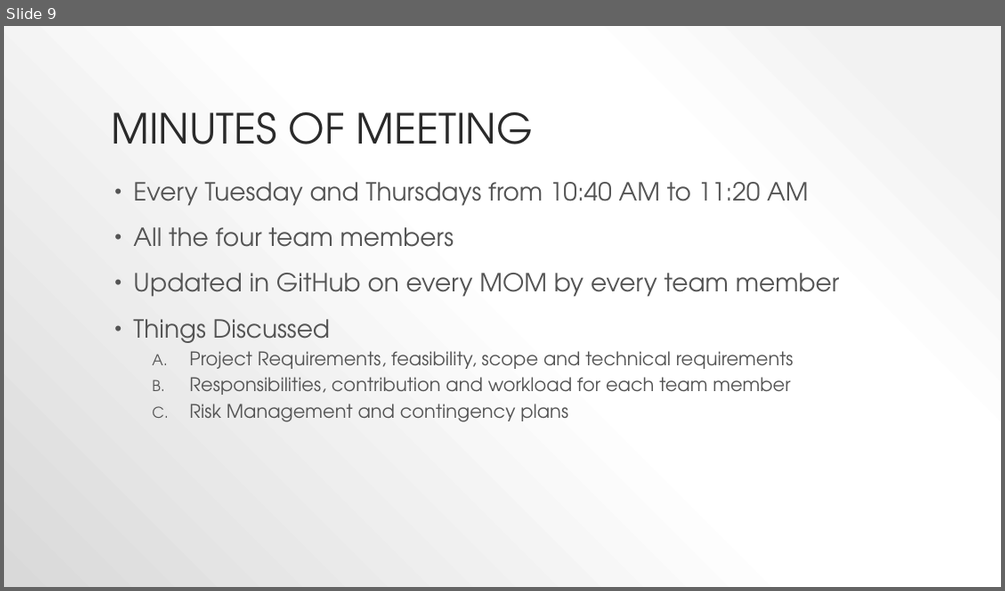
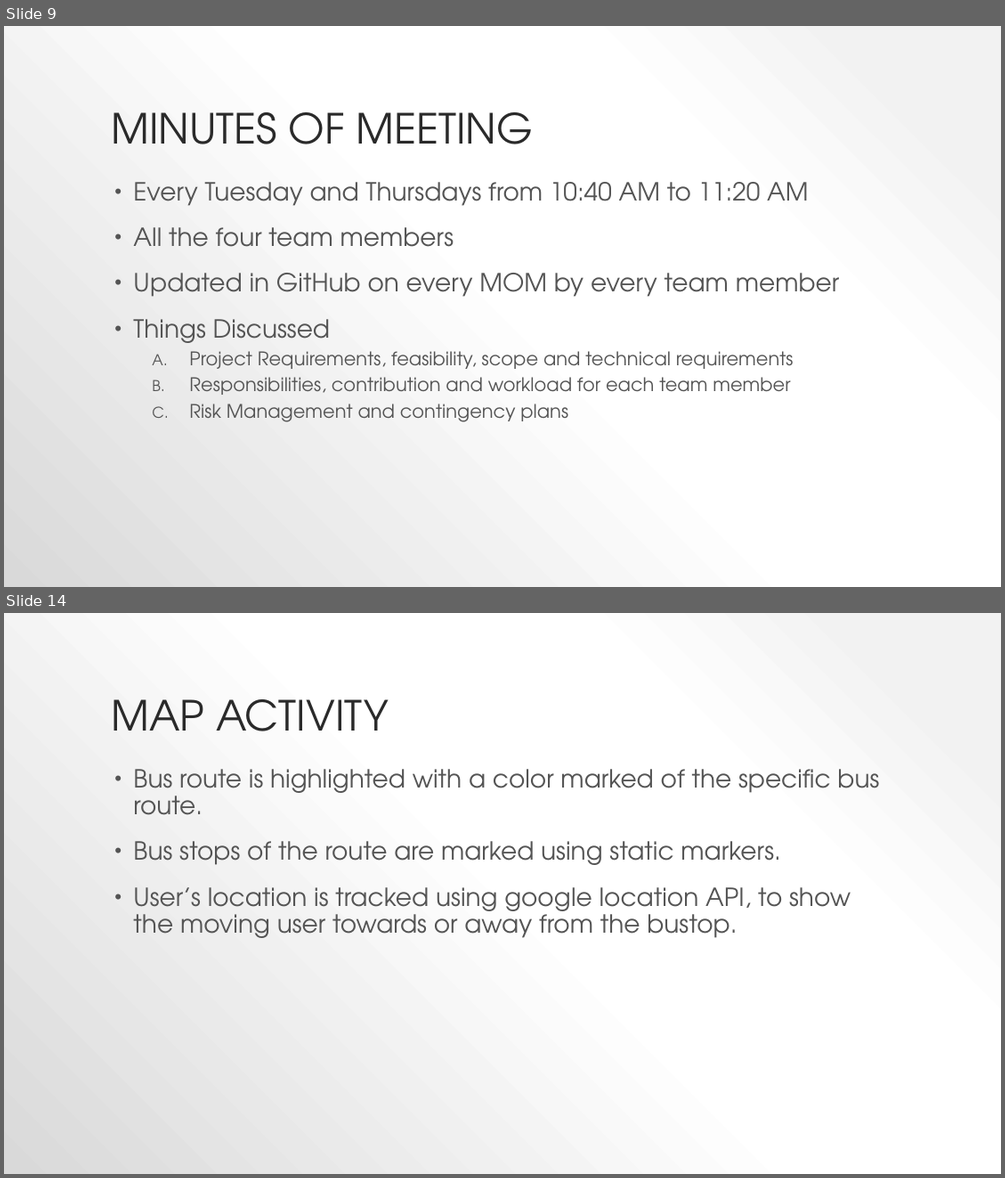
Before and after one commit to anuragchitnis/bus-tracking-system, a slide deck: docs/Presentations/project proposal.pptx. Shown one above the other, each under a label of ours: slide 9 before the commit, slides 9 and 14 after it; the slides between them are not shown. The pictures are 1005x591 and 1005x1178 pixels, drawn with LibreOffice and Linux fonts; fonts in the diff are those of the drawing. Boxes give left, top, right and bottom in pixels: in the first picture for what was removed or moved away, otherwise in the second. Text is boxed around its words. In the diff, an @@ line names an element or a change of style, - is before the commit and + after.

```diff
--- a/docs/Presentations/project proposal.pptx
+++ b/docs/Presentations/project proposal.pptx
@@ slide 14 added at bbox=[4, 613, 1001, 1174], background gradient #F2F2F2 to #FFFFFF to #D9D9D9 @@
@@ title added at bbox=[111, 699, 388, 731], 40 pt, text #2A2A2A @@
+MAP ACTIVITY
@@ text added at bbox=[133, 769, 879, 938], 24 pt, text #545454 @@
+• Bus route is highlighted with a color marked of the specific bus route.
+• Bus stops of the route are marked using static markers.
+• User’s location is tracked using google location API, to show the moving user towards or away from the bustop.
```
Also in this commit, not shown: 5 other slides added.
